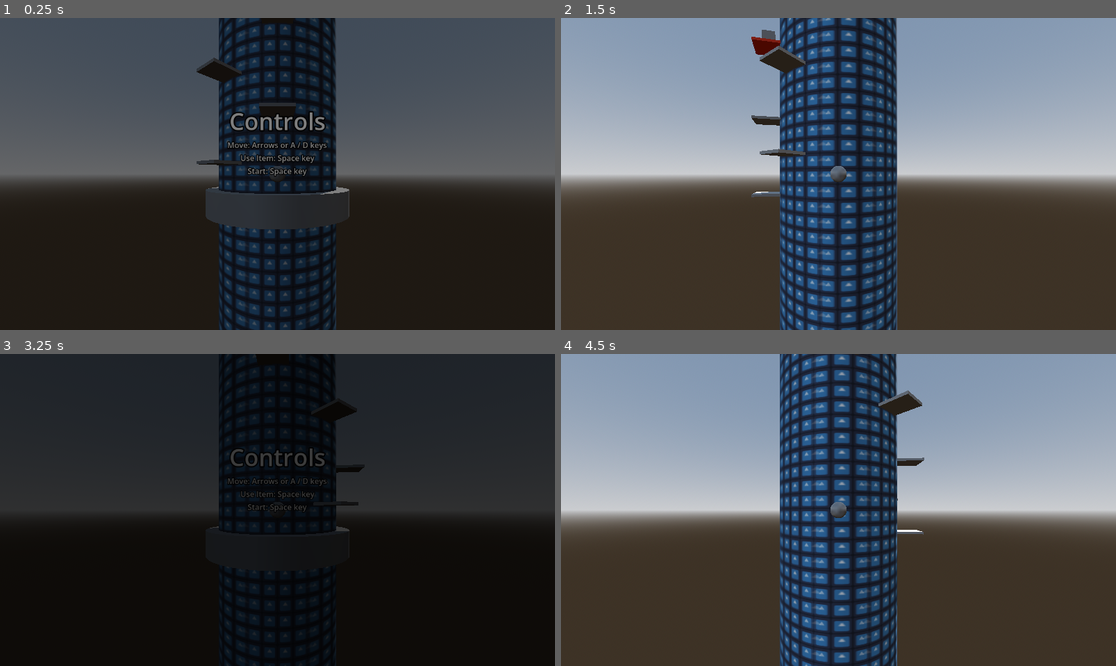
Above: before the commit, frames 1-4 (two rows, left to right).
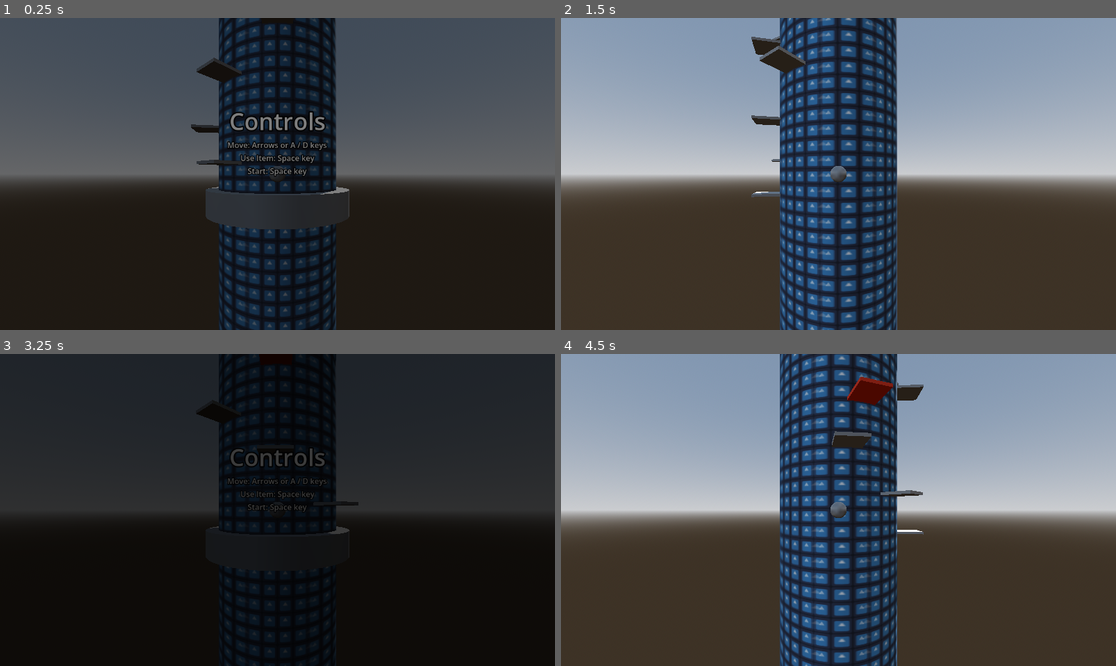
Above: after the commit, the same moments.

Repository: safgd/Infinite-Jump-Game
Game: Godot game, scene res://Scenes/game.tscn
Same seed, same stepped clock (60 frames per second), same inputs: the game is played once before the commit and once after it. The engine's default icon, where the game draws it, is replaced by a stand-in: a white triangle on a blue panel in a dark square.
Inputs:
- Up to frame 1 (0.25 s): no input
- Up to frame 2 (1.5 s): tap Enter (ui_accept) at 0.5, 0.6, 0.77, 1.07, 1.35 s; hold Right (ui_right) 0.53-1.28 s; hold Down (ui_down) from 1.28 s (still down)
- Up to frame 3 (3.25 s): tap Enter (ui_accept) at 1.52, 1.82, 2.1, 2.85, 3.02 s; release Down (ui_down) at 2.03 s; hold Right (ui_right) 2.03-2.78 s; hold Up (ui_up) from 2.78 s (still down)
- Up to frame 4 (4.5 s): tap Enter (ui_accept) at 3.32, 3.6, 3.77, 4.07, 4.35 s; release Up (ui_up) at 3.53 s; hold Left (ui_left) from 3.53 s (still down)

The runs differ from the first frame. In frame 1, 0.2% of the frame differs, in the area x 34-54%, y 27-37%; in frame 2, 0.4%; in frame 3, 0.4%; in frame 4, 1.4%, in the area x 48-66%, y 0-58%.

Commit message:
added a collectable to freeze time and added colors to the collectables

Diff:
--- a/Scenes/Collectables/extra_jump_collectable.tscn
+++ b/Scenes/Collectables/extra_jump_collectable.tscn
@@ -4,7 +4,11 @@
 
 [sub_resource type="BoxShape3D" id="BoxShape3D_vqeoi"]
 
+[sub_resource type="StandardMaterial3D" id="StandardMaterial3D_yqa53"]
+albedo_color = Color(0, 0.8422529, 0.47524703, 1)
+
 [sub_resource type="BoxMesh" id="BoxMesh_ixgh3"]
+material = SubResource("StandardMaterial3D_yqa53")
 
 [node name="Extra Jump Collectable" unique_id=1373891268 instance=ExtResource("1_yqa53")]
 type = 1
--- /dev/null
+++ b/Scenes/Collectables/freeze_collectable.tscn
@@ -0,0 +1,33 @@
+[gd_scene format=3 uid="uid://dqsu7atxrighm"]
+
+[ext_resource type="PackedScene" uid="uid://bk7tfhxun24c0" path="res://Scenes/Collectables/collectable_template.tscn" id="1_05hxm"]
+
+[sub_resource type="StandardMaterial3D" id="StandardMaterial3D_05hxm"]
+albedo_color = Color(0.38039216, 1, 1, 1)
+
+[sub_resource type="BoxMesh" id="BoxMesh_qsyu8"]
+material = SubResource("StandardMaterial3D_05hxm")
+
+[sub_resource type="SphereShape3D" id="SphereShape3D_7e41p"]
+radius = 0.8642717
+
+[node name="Freeze Collectable" unique_id=1373891268 instance=ExtResource("1_05hxm")]
+type = 3
+
+[node name="MeshInstance3D" type="MeshInstance3D" parent="." index="0" unique_id=206596485]
+mesh = SubResource("BoxMesh_qsyu8")
+
+[node name="MeshInstance3D2" type="MeshInstance3D" parent="." index="1" unique_id=464160827]
+transform = Transform3D(0.70710677, 0.70710677, 0, -0.70710677, 0.70710677, 0, 0, 0, 1, 0, 0, 0)
+mesh = SubResource("BoxMesh_qsyu8")
+
+[node name="MeshInstance3D3" type="MeshInstance3D" parent="." index="2" unique_id=1736670850]
+transform = Transform3D(0.49999997, 0.49999997, 0.70710677, -0.70710677, 0.70710677, 0, -0.49999997, -0.49999997, 0.70710677, 0, 0, 0)
+mesh = SubResource("BoxMesh_qsyu8")
+
+[node name="MeshInstance3D4" type="MeshInstance3D" parent="." index="3" unique_id=1448950294]
+transform = Transform3D(0.4999999, 0.4999999, -0.70710677, -0.7071067, 0.7071067, 0, 0.49999997, 0.49999997, 0.70710665, 0, 0, 0)
+mesh = SubResource("BoxMesh_qsyu8")
+
+[node name="CollisionShape3D" type="CollisionShape3D" parent="." index="4" unique_id=1527351128]
+shape = SubResource("SphereShape3D_7e41p")
--- a/Scenes/Collectables/low_gravity_collectable.tscn
+++ b/Scenes/Collectables/low_gravity_collectable.tscn
@@ -2,7 +2,11 @@
 
 [ext_resource type="PackedScene" uid="uid://bk7tfhxun24c0" path="res://Scenes/Collectables/collectable_template.tscn" id="1_xio22"]
 
+[sub_resource type="StandardMaterial3D" id="StandardMaterial3D_xio22"]
+albedo_color = Color(0.41651386, 0.00012692079, 0.41970646, 1)
+
 [sub_resource type="PrismMesh" id="PrismMesh_bfkqq"]
+material = SubResource("StandardMaterial3D_xio22")
 
 [sub_resource type="SphereShape3D" id="SphereShape3D_kkegf"]
 radius = 0.8481587
--- a/Scenes/cylinder_map.tscn
+++ b/Scenes/cylinder_map.tscn
@@ -5,6 +5,7 @@
 [ext_resource type="Texture2D" uid="uid://biewudbgfukwg" path="res://icon.svg" id="3_q1o56"]
 [ext_resource type="PackedScene" uid="uid://8w2kj46kbuh" path="res://Scenes/Collectables/extra_jump_collectable.tscn" id="3_shrax"]
 [ext_resource type="PackedScene" uid="uid://cme4kru38noax" path="res://Scenes/Collectables/low_gravity_collectable.tscn" id="4_ih5fc"]
+[ext_resource type="PackedScene" uid="uid://dqsu7atxrighm" path="res://Scenes/Collectables/freeze_collectable.tscn" id="5_ih5fc"]
 
 [sub_resource type="StandardMaterial3D" id="StandardMaterial3D_te7k0"]
 albedo_texture = ExtResource("3_q1o56")
@@ -19,7 +20,7 @@
 [node name="Cylinder Map" type="Node3D" unique_id=1029750433]
 script = ExtResource("1_q48st")
 platform_scene = ExtResource("2_q1o56")
-collectable_scenes = Array[PackedScene]([ExtResource("3_shrax"), ExtResource("4_ih5fc")])
+collectable_scenes = Array[PackedScene]([ExtResource("3_shrax"), ExtResource("4_ih5fc"), ExtResource("5_ih5fc")])
 flipping_condition_value = 0.05
 
 [node name="MeshInstance3D" type="MeshInstance3D" parent="." unique_id=961004207]
--- a/Scenes/game_ui.tscn
+++ b/Scenes/game_ui.tscn
@@ -13,12 +13,14 @@
 collectables_textures = Dictionary[int, Texture]({
 0: null,
 1: null,
-2: null
+2: null,
+3: null
 })
 collectables_names = Dictionary[int, String]({
 0: "",
 1: "1 Extra Jump",
-2: "Low Gravity"
+2: "Low Gravity",
+3: "Freeze Time"
 })
 
 [node name="Start VBox" type="VBoxContainer" parent="." unique_id=867180432]
--- a/Scripts/collectable_template.gd
+++ b/Scripts/collectable_template.gd
@@ -4,7 +4,8 @@
 enum Type{
 	EMPTY,
 	EXTRA_JUMP,
-	LOW_GRAVITY
+	LOW_GRAVITY,
+	FREEZE
 }
 @export var type: Type
 # extra safe guard, because the world shift can cause unintended pickups
--- a/Scripts/cylinder_map.gd
+++ b/Scripts/cylinder_map.gd
@@ -17,10 +17,10 @@
 
 var last_plat: Platform
 
-# unused so far, could be used to track progress
 var difficulty_level: int = 0
 
 @export_category("Random Factors")
+@export var special_platform_spawn_rate_increase: float = 0.02
 ## chance for any platform to be breakable
 @export var breakable_condition_value: float = 0.1
 ## chance for any platform to be a moving one
@@ -43,6 +43,11 @@
 		if child is Collectable:
 			(child as Collectable).global_position += offset
 
+
+func freeze_platforms(freeze: bool)->void:
+	for child: Node in platforms.get_children():
+		if child is Platform:
+			(child as Platform).freeze_platform(freeze)
 
 func add_new_platform()->void:
 	if platform_tokens > 0:
@@ -74,7 +79,7 @@
 		new_plat.start_moving()
 	elif randf() < flipping_condition_value:
 		new_plat.start_flipping()
-	elif randf() < collectable_spawn_value:
+	elif difficulty_level > 0 and randf() < collectable_spawn_value:
 		var collectable: Collectable = collectable_scenes[randi() % collectable_scenes.size()].instantiate()
 		collectables.add_child(collectable)
 		collectable.global_position = new_plat.collectable_spawn_slot.global_position
@@ -87,6 +92,6 @@
 
 func increase_difficulty_level()->void:
 	difficulty_level += 1
-	breakable_condition_value = clampf(breakable_condition_value, breakable_condition_value + 0.05, 1.0)
-	movable_condition_value = clampf(movable_condition_value, movable_condition_value + 0.05, 1.0)
-	flipping_condition_value = clampf(flipping_condition_value, movable_condition_value + 0.05, 1.0)
+	breakable_condition_value = clampf(breakable_condition_value, breakable_condition_value + special_platform_spawn_rate_increase, 1.0)
+	movable_condition_value = clampf(movable_condition_value, movable_condition_value + special_platform_spawn_rate_increase, 1.0)
+	flipping_condition_value = clampf(flipping_condition_value, movable_condition_value + special_platform_spawn_rate_increase, 1.0)
--- a/Scripts/platform.gd
+++ b/Scripts/platform.gd
@@ -15,6 +15,7 @@
 var move_tween: Tween
 ## similar to move_dist
 @export var flip_angle_distance: float = 2.0
+var can_flip: bool = false
 var flipped: bool = false
 
 var parent_map: Map
@@ -23,6 +24,7 @@
 
 func reset()->void:
 	breakable = false
+	can_flip = false
 	mesh.set_surface_override_material(0, null)
 
 func start_moving()->void:
@@ -32,6 +34,7 @@
 	move_tween.tween_property(self, "rotation:y", start_rotation - move_dist, loop_duration / 2.0)
 
 func start_flipping()->void:
+	can_flip = true
 	flip_timer.start()
 
 func _exit_tree() -> void:
@@ -56,3 +59,14 @@
 	else:
 		rotation.y -= flip_angle_distance
 	flipped = not flipped
+
+func freeze_platform(freeze: bool)->void:
+	if freeze:
+		if move_tween:
+			move_tween.pause()
+		flip_timer.stop()
+	else:
+		if move_tween:
+			move_tween.play()
+		if can_flip:
+			flip_timer.start()
--- a/Scripts/player.gd
+++ b/Scripts/player.gd
@@ -42,7 +42,13 @@
 			Collectable.Type.EXTRA_JUMP:
 				jump()
 			Collectable.Type.LOW_GRAVITY:
+				_on_collectable_use_timer_timeout()
 				active_collectable = Collectable.Type.LOW_GRAVITY
+				collectable_use_timer.start()
+			Collectable.Type.FREEZE:
+				_on_collectable_use_timer_timeout()
+				active_collectable = Collectable.Type.FREEZE
+				map_to_rotate.freeze_platforms(true)
 				collectable_use_timer.start()
 
 		usable_collectable = Collectable.Type.EMPTY
@@ -69,4 +75,6 @@
 
 
 func _on_collectable_use_timer_timeout() -> void:
+	if active_collectable == Collectable.Type.FREEZE:
+		map_to_rotate.freeze_platforms(false)
 	active_collectable = Collectable.Type.EMPTY
